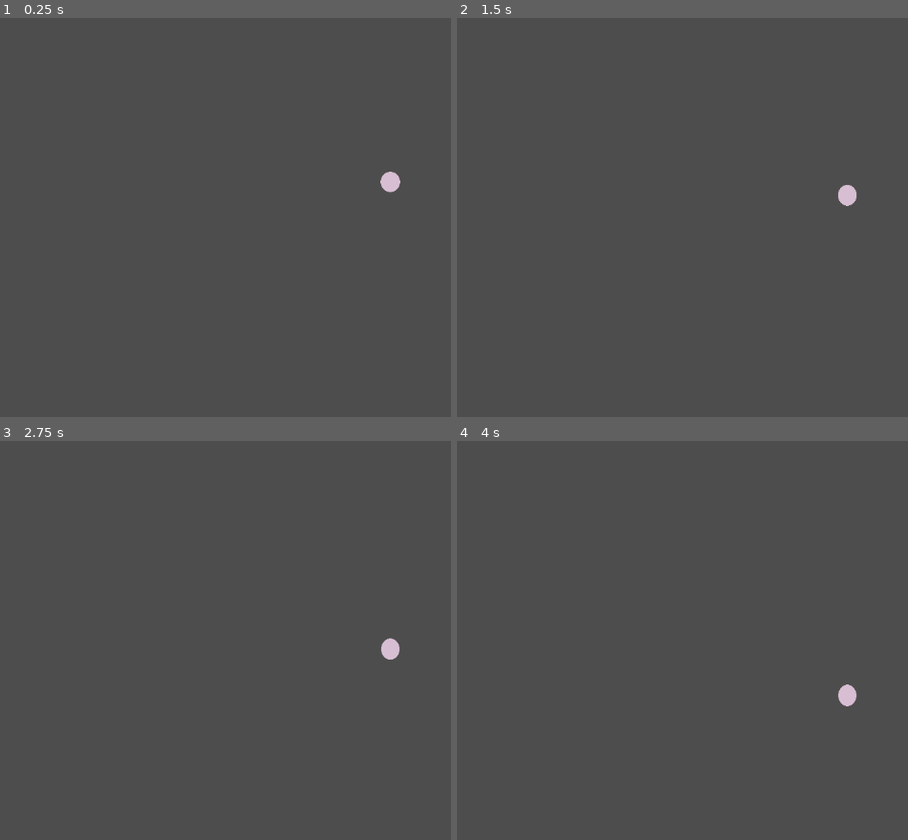
Above: before the commit, frames 1-4 (two rows, left to right).
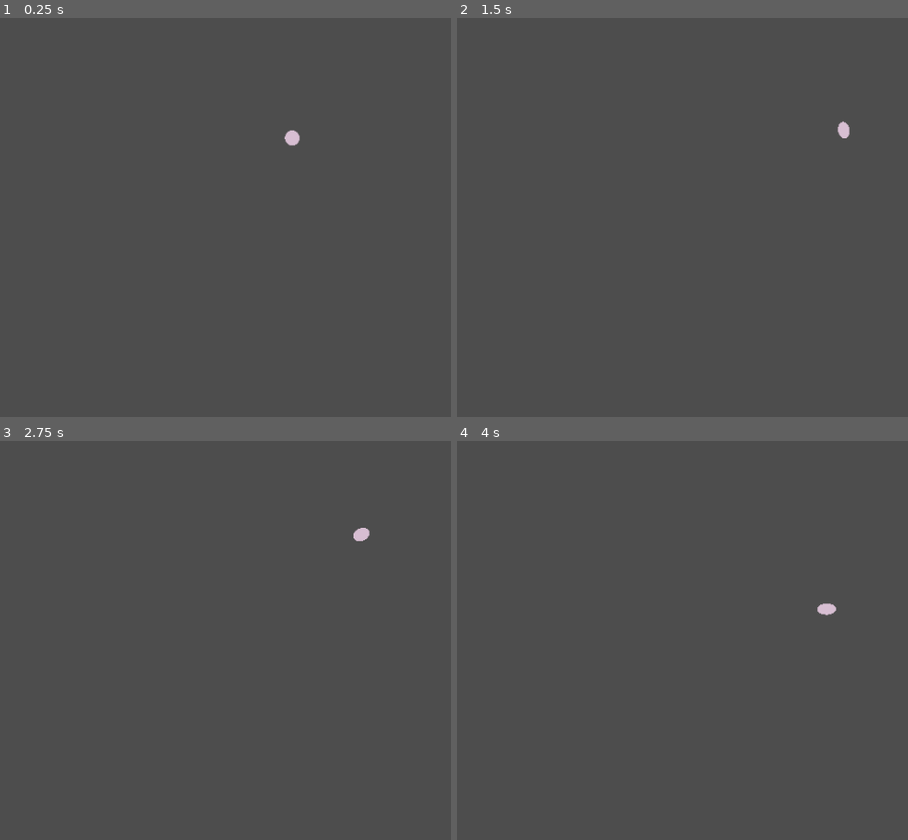
Above: after the commit, the same moments.

Repository: JeppeLindberg/bouncy_ball
Game: Godot game, scene res://scenes/main.tscn
The game is run twice, just before and just after one commit, with the same random seed, the same clock (stepped at 60 frames per second) and the same inputs.
Inputs (mouse positions are in pixels of both pictures, inside the frame that each line leads up to):
- Up to frame 1 (0.25 s): no input
- Up to frame 2 (1.5 s): tap Enter at 0.5 s; move the mouse to (outside the picture) at 0.52 s; click (outside the picture) at 0.6 s; move the mouse to (687, 225) at 1.27 s; click (687, 225) at 1.35 s
- Up to frame 3 (2.75 s): move the mouse to (outside the picture) at 2.02 s; click (outside the picture) at 2.1 s
- Up to frame 4 (4 s): move the mouse to (799, 712) at 2.77 s; click (799, 712) at 2.85 s; move the mouse to (outside the picture) at 3.52 s; click (outside the picture) at 3.6 s

The runs differ from the first frame. In frame 1, 0.3% of the frame differs, in the area x 62-89%, y 27-44%; in frame 2, 0.3%; in frame 3, 0.3%; in frame 4, 0.3%.

Commit message:
progress

Diff:
--- a/prefabs/breakable_rectangle.tscn
+++ b/prefabs/breakable_rectangle.tscn
@@ -25,3 +25,4 @@
 
 [node name="behaviour" type="Node2D" parent="."]
 script = ExtResource("3_7jv3e")
+movement_speed_mult = 2.0
--- a/project.godot
+++ b/project.godot
@@ -15,6 +15,49 @@
 config/features=PackedStringArray("4.4", "GL Compatibility")
 config/icon="res://icon.svg"
 
+[display]
+
+window/size/viewport_width=1536
+window/size/viewport_height=864
+window/size/resizable=false
+window/size/window_width_override=1152
+window/size/window_height_override=648
+window/stretch/scale=0.75
+
+[input]
+
+mouse_capture={
+"deadzone": 0.2,
+"events": [Object(InputEventMouseButton,"resource_local_to_scene":false,"resource_name":"","device":-1,"window_id":0,"alt_pressed":false,"shift_pressed":false,"ctrl_pressed":false,"meta_pressed":false,"button_mask":0,"position":Vector2(0, 0),"global_position":Vector2(0, 0),"factor":1.0,"button_index":1,"canceled":false,"pressed":false,"double_click":false,"script":null)
+]
+}
+mouse_capture_exit={
+"deadzone": 0.2,
+"events": [Object(InputEventKey,"resource_local_to_scene":false,"resource_name":"","device":-1,"window_id":0,"alt_pressed":false,"shift_pressed":false,"ctrl_pressed":false,"meta_pressed":false,"pressed":false,"keycode":0,"physical_keycode":4194305,"key_label":0,"unicode":0,"location":0,"echo":false,"script":null)
+, Object(InputEventMouseButton,"resource_local_to_scene":false,"resource_name":"","device":-1,"window_id":0,"alt_pressed":false,"shift_pressed":false,"ctrl_pressed":false,"meta_pressed":false,"button_mask":0,"position":Vector2(0, 0),"global_position":Vector2(0, 0),"factor":1.0,"button_index":2,"canceled":false,"pressed":false,"double_click":false,"script":null)
+]
+}
+aim_right={
+"deadzone": 0.2,
+"events": [Object(InputEventJoypadMotion,"resource_local_to_scene":false,"resource_name":"","device":-1,"axis":2,"axis_value":1.0,"script":null)
+]
+}
+aim_left={
+"deadzone": 0.2,
+"events": [Object(InputEventJoypadMotion,"resource_local_to_scene":false,"resource_name":"","device":-1,"axis":2,"axis_value":-1.0,"script":null)
+]
+}
+aim_down={
+"deadzone": 0.2,
+"events": [Object(InputEventJoypadMotion,"resource_local_to_scene":false,"resource_name":"","device":-1,"axis":3,"axis_value":1.0,"script":null)
+]
+}
+aim_up={
+"deadzone": 0.2,
+"events": [Object(InputEventJoypadMotion,"resource_local_to_scene":false,"resource_name":"","device":-1,"axis":3,"axis_value":-1.0,"script":null)
+]
+}
+
 [rendering]
 
 renderer/rendering_method="gl_compatibility"
--- a/scenes/main.tscn
+++ b/scenes/main.tscn
@@ -10,11 +10,12 @@
 [ext_resource type="PackedScene" uid="uid://b5566pehhm135" path="res://prefabs/debug_spawn.tscn" id="2_o6xl0"]
 [ext_resource type="PackedScene" uid="uid://df664igycri57" path="res://prefabs/breakable_rectangle.tscn" id="3_85g3d"]
 [ext_resource type="Script" uid="uid://dtan5rx25wsk8" path="res://scripts/spawner.gd" id="3_choun"]
-[ext_resource type="Script" uid="uid://bjpeqw2sg0pj3" path="res://scripts/wave_zone.gd" id="4_ya4ey"]
+[ext_resource type="Script" uid="uid://bjpeqw2sg0pj3" path="res://scripts/zone_rectangular.gd" id="4_ya4ey"]
 [ext_resource type="PackedScene" uid="uid://c0ddydalrmuvq" path="res://prefabs/breakable_rectangle_2.tscn" id="5_eb6dy"]
+[ext_resource type="Script" uid="uid://ci3dem67gdiq2" path="res://scripts/zone_circular.gd" id="7_trceg"]
 
 [sub_resource type="RectangleShape2D" id="RectangleShape2D_tefeu"]
-size = Vector2(1138, 392.684)
+size = Vector2(1557.87, 392.684)
 
 [sub_resource type="PhysicsMaterial" id="PhysicsMaterial_tbgi4"]
 friction = 0.0
@@ -27,17 +28,17 @@
 script = ExtResource("1_tipki")
 
 [node name="camera" type="Camera2D" parent="."]
-position = Vector2(575, 330)
+position = Vector2(768, 429)
 
 [node name="arena" type="Node2D" parent="camera"]
 
 [node name="wall" type="StaticBody2D" parent="camera/arena"]
-position = Vector2(0, -378)
+position = Vector2(0, -484)
 scale = Vector2(1.25556, 1.05637)
 collision_mask = 2
 
 [node name="shape" type="CollisionShape2D" parent="camera/arena/wall"]
-position = Vector2(7.96454, -146.729)
+position = Vector2(-32.6548, -146.729)
 shape = SubResource("RectangleShape2D_tefeu")
 
 [node name="sprite" type="Sprite2D" parent="camera/arena/wall"]
@@ -46,7 +47,7 @@
 texture = ExtResource("1_tbgi4")
 
 [node name="wall2" type="StaticBody2D" parent="camera/arena"]
-position = Vector2(0, 379)
+position = Vector2(0, 487)
 scale = Vector2(1.25556, 1.05637)
 collision_mask = 2
 
@@ -60,7 +61,7 @@
 texture = ExtResource("1_tbgi4")
 
 [node name="wall3" type="StaticBody2D" parent="camera/arena"]
-position = Vector2(-630, 0)
+position = Vector2(-826, -8.91305e-11)
 rotation = 1.57079
 scale = Vector2(1.25556, 1.05637)
 collision_mask = 2
@@ -75,7 +76,7 @@
 texture = ExtResource("1_tbgi4")
 
 [node name="wall4" type="StaticBody2D" parent="camera/arena"]
-position = Vector2(631, 0)
+position = Vector2(826, 8.86757e-11)
 rotation = 1.57079
 scale = Vector2(1.25556, 1.05637)
 collision_mask = 2
@@ -95,25 +96,30 @@
 rectangle_prefab = ExtResource("3_85g3d")
 rectangle_2_prefab = ExtResource("5_eb6dy")
 
-[node name="zone_1" type="Node2D" parent="spawner"]
-position = Vector2(746, 2)
+[node name="rectangular_zone_1" type="Node2D" parent="spawner"]
+position = Vector2(1098, 106)
 script = ExtResource("4_ya4ey")
 
-[node name="node_1" type="Node2D" parent="spawner/zone_1"]
+[node name="node_1" type="Node2D" parent="spawner/rectangular_zone_1"]
 position = Vector2(-68, -158)
 
-[node name="node_2" type="Node2D" parent="spawner/zone_1"]
+[node name="node_2" type="Node2D" parent="spawner/rectangular_zone_1"]
 position = Vector2(46, 221)
 
-[node name="zone_2" type="Node2D" parent="spawner"]
-position = Vector2(-725, 2)
+[node name="rectangular_zone_2" type="Node2D" parent="spawner"]
+position = Vector2(-706, 99)
 script = ExtResource("4_ya4ey")
 
-[node name="node_1" type="Node2D" parent="spawner/zone_2"]
+[node name="node_1" type="Node2D" parent="spawner/rectangular_zone_2"]
 position = Vector2(-68, -158)
 
-[node name="node_2" type="Node2D" parent="spawner/zone_2"]
+[node name="node_2" type="Node2D" parent="spawner/rectangular_zone_2"]
 position = Vector2(46, 221)
+
+[node name="circular_zone_1" type="Node2D" parent="spawner"]
+position = Vector2(191, 100)
+script = ExtResource("7_trceg")
+spawn_angle = 30.0
 
 [node name="breakables" type="Node2D" parent="."]
 
--- a/scripts/ball.gd
+++ b/scripts/ball.gd
@@ -1,7 +1,8 @@
 extends RigidBody2D
 
-var mouse_captured = false
-var mouse_screen_pos_from = Vector2.ZERO
+var aiming = false
+var aim_input = Vector2.ZERO
+var aim_vector = Vector2.ZERO
 var shoot = true
 var start_shape_radius = 1.0
 
@@ -14,41 +15,59 @@
 func _input(event: InputEvent) -> void:
 	if event is InputEventMouseButton and event.button_index == MOUSE_BUTTON_LEFT:
 		if event.is_pressed():
-			mouse_captured = true
-			mouse_screen_pos_from = get_global_mouse_position()
+			aiming = true
 			shoot = false
 		elif event.is_released():
 			shoot = true
 
+	if event is InputEventMouseMotion:
+		aim_input = event.relative
+
 func _ready() -> void:
 	start_shape_radius = shape.shape.radius
+	Input.mouse_mode = Input.MOUSE_MODE_CAPTURED
 
 func _process(_delta):
+	_handle_controls()
+
 	var size_of_ball_collider_affected_by_velocity_mult = 1.0/5000.0
-	shape.shape.radius = start_shape_radius * (1.0 - linear_velocity.length() * size_of_ball_collider_affected_by_velocity_mult)
+	shape.shape.radius = start_shape_radius * clamp((1.0 - linear_velocity.length() * size_of_ball_collider_affected_by_velocity_mult), 0.3, 1.0)
 
-	if mouse_captured:
-		var mouse_screen_pos_to = get_global_mouse_position()
-		var direction = (mouse_screen_pos_to - mouse_screen_pos_from).normalized()
-		var distance = mouse_screen_pos_from.distance_to(mouse_screen_pos_to)
+	if aiming:
+		aim_vector += aim_input
+		var direction = aim_vector.normalized()
+		var distance = clamp(aim_vector.length(), 0.0, 300.0)
 		arrow.look_at(global_position + direction)
 		arrow.scale = Vector2.ONE * sqrt(distance / 100)
 		arrow.visible = true
+		Engine.time_scale = 0.2
 
 		if shoot:
-			apply_impulse(direction * distance, Vector2.ZERO)
+			var carried_momentum = clamp(linear_velocity.normalized().dot(direction), 0.0, 1.0)
+			print(carried_momentum)
+			linear_velocity = direction * linear_velocity.length() * carried_momentum
+			var impulse_force_when_shoot_mult = 1.0
+			apply_impulse(direction * distance * impulse_force_when_shoot_mult, Vector2.ZERO)
 
-			mouse_captured = false
+			aiming = false
 			shoot = false
 
-			var impulse_force_when_shoot_mult = 1.0/1000.0
-			impact_squisher.apply_impulse(direction, distance * impulse_force_when_shoot_mult)
+			var squisher_impulse_force_when_shoot_mult = 1.0/1000.0
+			impact_squisher.apply_impulse(direction, distance * squisher_impulse_force_when_shoot_mult)
+			Engine.time_scale = 1.0
 	else:
 		arrow.visible = false
+		aim_vector = Vector2.ZERO
 
 	var velocity_squish_mult = 1.0/10000.0
 	velocity_squisher.set_force(linear_velocity.normalized(), linear_velocity.length() * velocity_squish_mult)
 
+func _handle_controls():
+	if Input.is_action_just_pressed("mouse_capture"):
+		Input.mouse_mode = Input.MOUSE_MODE_CAPTURED
+
+	if Input.is_action_just_pressed("mouse_capture_exit"):
+		Input.mouse_mode = Input.MOUSE_MODE_VISIBLE
 
 func _integrate_forces(state: PhysicsDirectBodyState2D) -> void:
 	for i in range(state.get_contact_count()):
--- a/scripts/breakable.gd
+++ b/scripts/breakable.gd
@@ -3,9 +3,14 @@
 @export var health = 2
 
 @onready var sprite = get_node('sprite')
+var behaviour : Node2D
 
 func _ready() -> void:
     add_to_group('breakable')
+    for child in get_children():
+        if child.is_in_group('behaviour'):
+            behaviour = child
+            break
 
 func take_damage():
     health -= 1
--- a/scripts/breakable_rectangle_behaviour.gd
+++ b/scripts/breakable_rectangle_behaviour.gd
@@ -6,5 +6,8 @@
 @export var move_direction = Vector2.LEFT
 
 
+func _ready() -> void:
+    add_to_group('behaviour')
+
 func _physics_process(_delta: float) -> void:
     rigidbody.apply_force(move_direction * 10000.0 * movement_speed_mult)
--- a/scripts/library/patterns.gd
+++ b/scripts/library/patterns.gd
@@ -3,22 +3,32 @@
 const patterns = {
     1: {
         'zones': [
-            'zone_1'
+            'circular_zone_1'
         ],
-        'frequency': 0.3,
+        'frequency': 2.0,
         'objects': [
             'rectangle'
         ],
         'duration': 30.0
     },
-    2: {
-        'zones': [
-            'zone_2'
-        ],
-        'frequency': 0.4,
-        'objects': [
-            'rectangle_2'
-        ],
-        'duration': 30.0
-    }
+    # 1: {
+    #     'zones': [
+    #         'rectangular_zone_1'
+    #     ],
+    #     'frequency': 0.3,
+    #     'objects': [
+    #         'rectangle'
+    #     ],
+    #     'duration': 30.0
+    # },
+    # 2: {
+    #     'zones': [
+    #         'rectangular_zone_2'
+    #     ],
+    #     'frequency': 0.4,
+    #     'objects': [
+    #         'rectangle_2'
+    #     ],
+    #     'duration': 30.0
+    # }
 }
--- a/scripts/spawner.gd
+++ b/scripts/spawner.gd
@@ -9,7 +9,7 @@
 var patterns = {}
 var name_prefab_map = {}
 
-var curr_pattern = 2
+var curr_pattern = 1
 var curr_pattern_time = 0.0
 var charge_time = 0.0
 
--- a/scripts/squisher.gd
+++ b/scripts/squisher.gd
@@ -9,29 +9,31 @@
 @onready var pivot = get_node('pivot')
 
 func apply_impulse(normal, force):
-    up_direction = normal
-    look_at(global_position + up_direction)
-    rotation_degrees += 90.0
-    pivot.rotation = -rotation
-    scale.x *= 1.0 + sqrt(force)
-    scale.y = max(0.1, 2.0 - scale.x)
+	up_direction = normal
+	look_at(global_position + up_direction)
+	rotation_degrees += 90.0
+	pivot.rotation = -rotation
+	scale.x *= 1.0 + sqrt(force)
+	scale.x = max(0.1, scale.x)
+	scale.y = max(0.1, 2.0 - scale.x)
 
 func set_force(direction, force):
-    up_direction = direction
-    look_at(global_position + up_direction)
-    pivot.rotation = -rotation
+	up_direction = direction
+	look_at(global_position + up_direction)
+	pivot.rotation = -rotation
 
-    spring_destination = 1.0 + sqrt(force)
+	spring_destination = 1.0 + sqrt(force)
 
 func _process(delta: float) -> void:
-    spring(delta)
+	spring(delta)
 
 
 func spring(delta) -> void:
-    var distance_to_destination = scale.x - spring_destination
-    var loss = spring_damping * spring_velocity * delta * 100.0
+	var distance_to_destination = scale.x - spring_destination
+	var loss = spring_damping * spring_velocity * delta * 100.0
 
-    var force = -spring_rigidness * distance_to_destination - loss
-    spring_velocity += force
-    scale.x += spring_velocity
-    scale.y = max(0.1, 2.0 - scale.x)
+	var force = -spring_rigidness * distance_to_destination - loss
+	spring_velocity += force
+	scale.x += spring_velocity
+	scale.x = max(0.1, scale.x)
+	scale.y = max(0.1, 2.0 - scale.x)
--- /dev/null
+++ b/scripts/zone_circular.gd
@@ -0,0 +1,20 @@
+extends Node2D
+
+var sequence = 0
+
+@export var distance = 1000.0
+@export var spawn_angle = 10.0
+
+
+func set_new_node_pos(node):
+    var i = 0
+    var angle = 0.0
+
+    while(i < sequence):
+        i += 1
+        angle += spawn_angle
+
+    node.global_position = global_position + Vector2.ONE.rotated(deg_to_rad(angle))*distance
+    node.look_at(global_position)
+    node.behaviour.move_direction = (global_position - node.global_position).normalized()
+    sequence += 1
Not shown: 1 places in scenes/main.tscn that only renumber resources
Not shown, added: scripts/zone_circular.gd.uid
Renamed: scripts/wave_zone.gd -> scripts/zone_rectangular.gd
Renamed: scripts/wave_zone.gd.uid -> scripts/zone_rectangular.gd.uid
